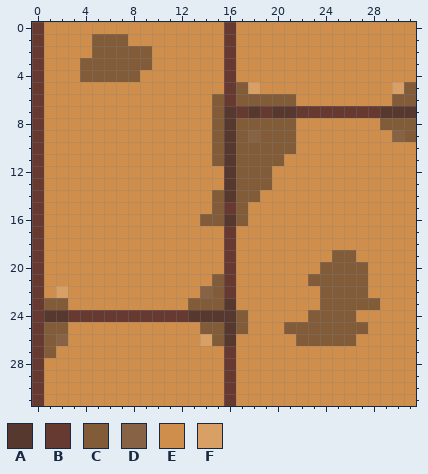
Two versions of one pixel-art sprite, assets/tiles/floor_heavy_dirt.png. That is the earlier state.
The file is 32x32 pixels. Colours within 5 levels of each other are drawn and written as one.
Palette (. is transparent): A #57382e  B #663931  C #825b39  D #876244  E #cf8e4c  F #d9a066
After the commit:
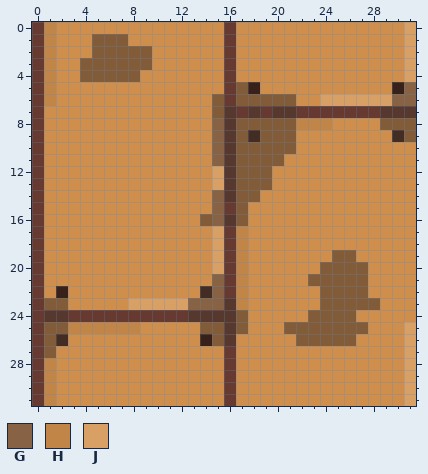
Colours new in this view: G #876244  H #c28548  J #d9a066
Changes in this commit:
colour D: #876244 -> #432c24
colour F: #d9a066 -> #38201b
y 0..4: x 1 E -> H; x 31 E -> J
y 5: x 1 E -> H; x 31 C -> G
y 6: x 1 E -> H; x 24..31 EEEEEECC -> JJJJJJGG
y 8: x 15 C -> G; x 22..24 EEE -> HHH
y 9..11: x 15 C -> G
y 12..13: x 15 E -> J
y 14..16: x 15 C -> G
y 17..20: x 15 E -> J; x 17 E -> H
y 21..22: x 15 C -> G; x 17 E -> H
y 23: x 8..15 EEEEECCC -> JJJJJGGG; x 17 E -> H
y 25: x 3..8 EEEEEE -> HHHHHH; x 31 E -> J
y 26..27: x 31 E -> J
y 28..31: x 1 E -> H; x 31 E -> J
